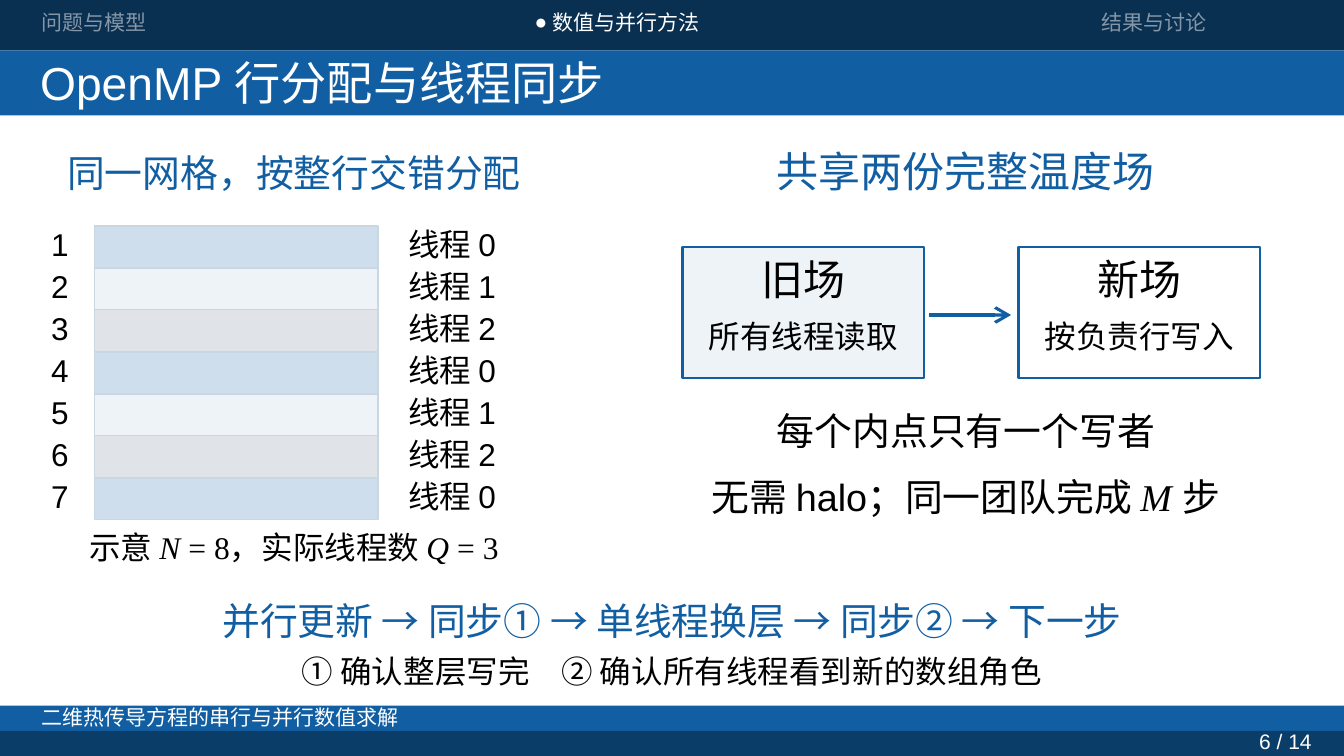
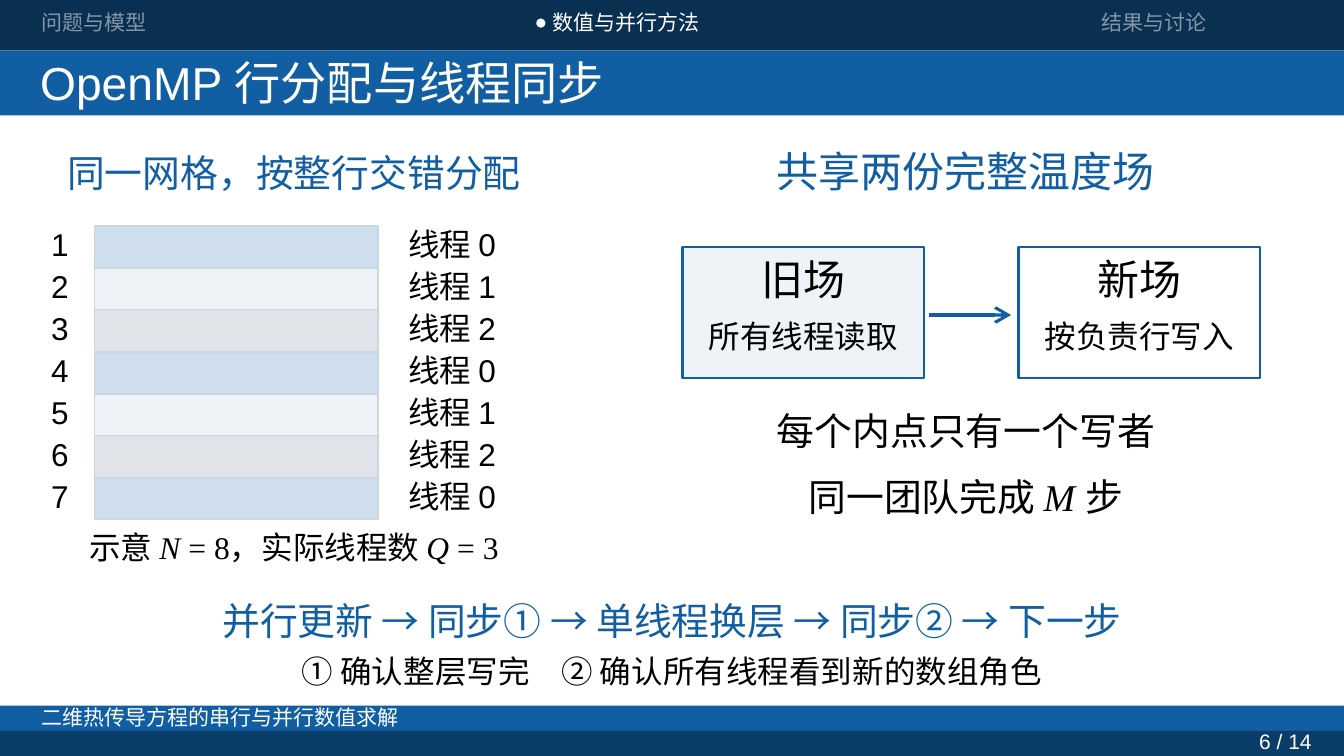
Before and after one commit to JunQianNuo/parallel-heat-solver, a slide deck: slide 6 of report/presentation/current/presentation-v5-wps.pptx. Drawn at 1344x756 pixels with LibreOffice and Linux fonts; fonts in the diff are those of the drawing. Boxes give left, top, right and bottom in pixels: in the first picture for what was removed or moved away, otherwise in the second. Text is boxed around its words. In the diff, an @@ line names an element or a change of style, - is before the commit and + after.

```diff
--- a/report/presentation/current/presentation-v5-wps.pptx
+++ b/report/presentation/current/presentation-v5-wps.pptx
@@ text at [808,479,1124,514]: text changed @@
-无需 halo；同一团队完成 M 步
+同一团队完成 M 步
```
Also in this commit, not shown: 8 other slides changed, 1 slide added, 23 other files.
